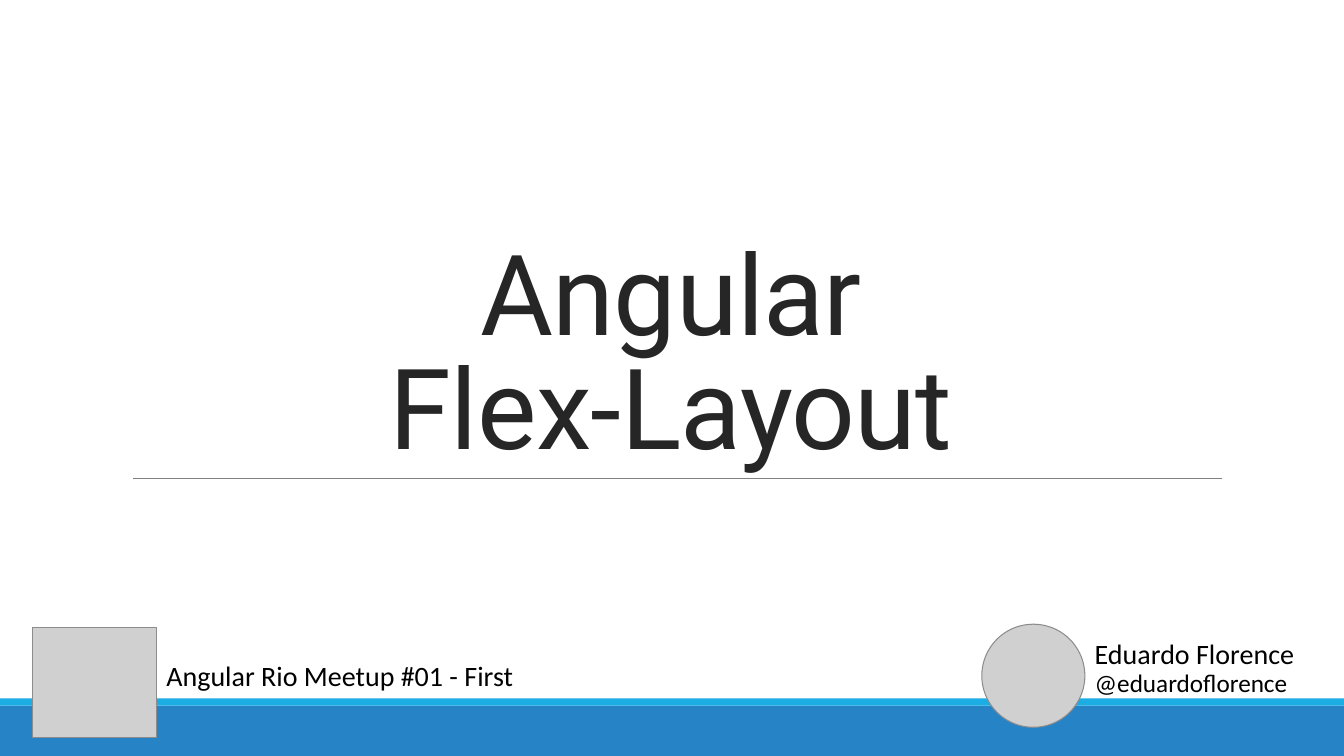
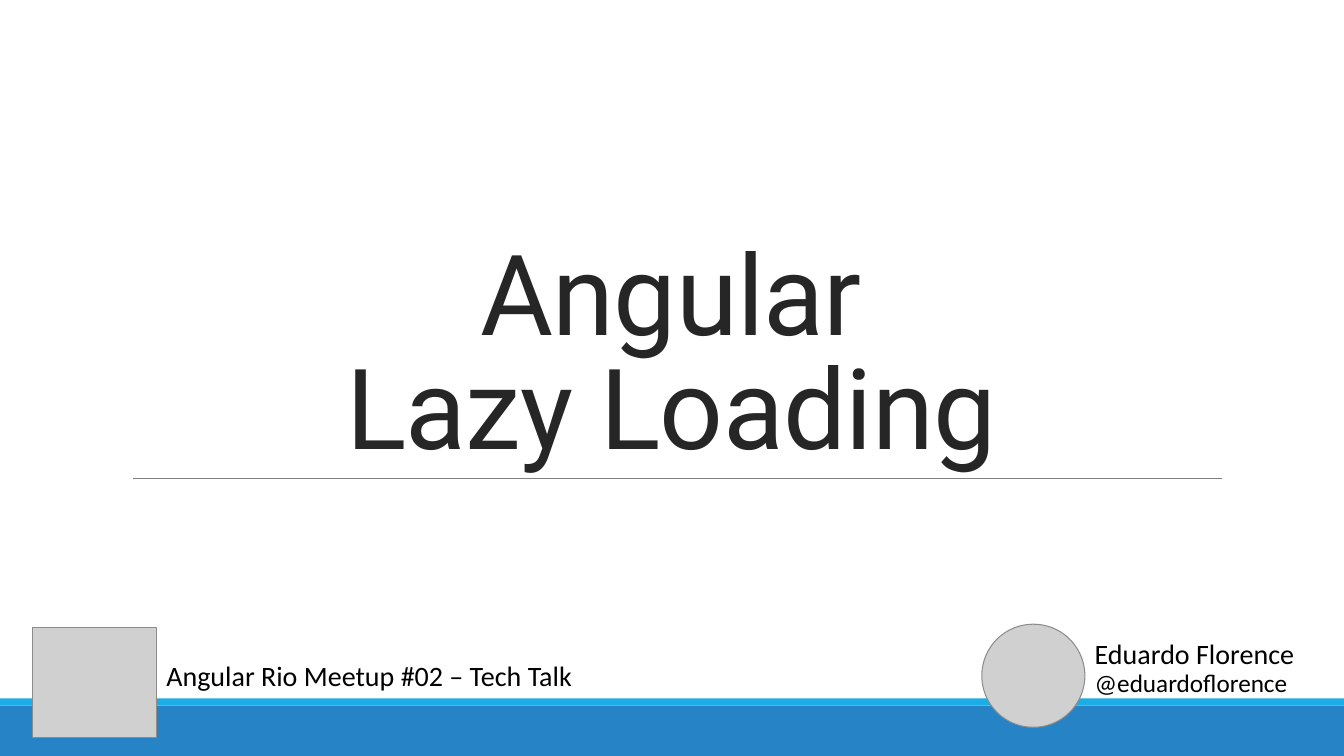
Before and after one commit to eduardoflorence/angular-lazy-loading, a slide deck: slide 1 of eduardo-florence-meetup-angular-rio-lazy-loading.pptx. Drawn at 1344x756 pixels with LibreOffice and Linux fonts; fonts in the diff are those of the drawing; grey boxes stand for pictures. Boxes give left, top, right and bottom in pixels: in the first picture for what was removed or moved away, otherwise in the second. Text is boxed around its words. In the diff, an @@ line names an element or a change of style, - is before the commit and + after.

Commit message:
Uso de Lazy Loading

```diff
--- a/eduardo-florence-meetup-angular-rio-lazy-loading.pptx
+++ b/eduardo-florence-meetup-angular-rio-lazy-loading.pptx
@@ title at <box>346,251,996,473</box>: text changed @@
-Angular
-Flex-Layout
+Angular
+Lazy Loading
@@ text at <box>166,666,572,691</box>: text changed @@
-Angular Rio Meetup #01 - First
+Angular Rio Meetup #02 – Tech Talk
```
Also in this commit, not shown: 2 other slides changed, 8 slides added, 39 slides removed, 3 other files.
